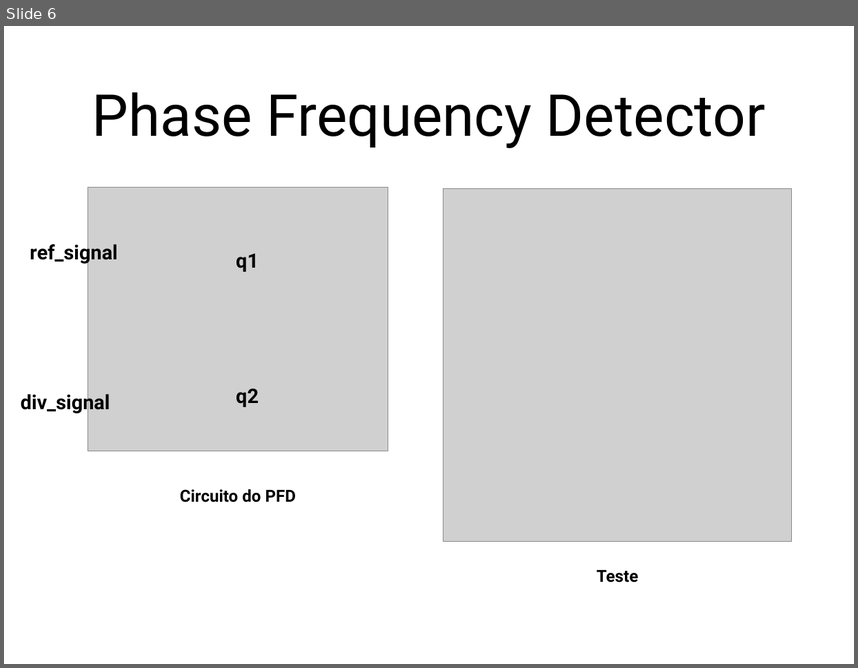
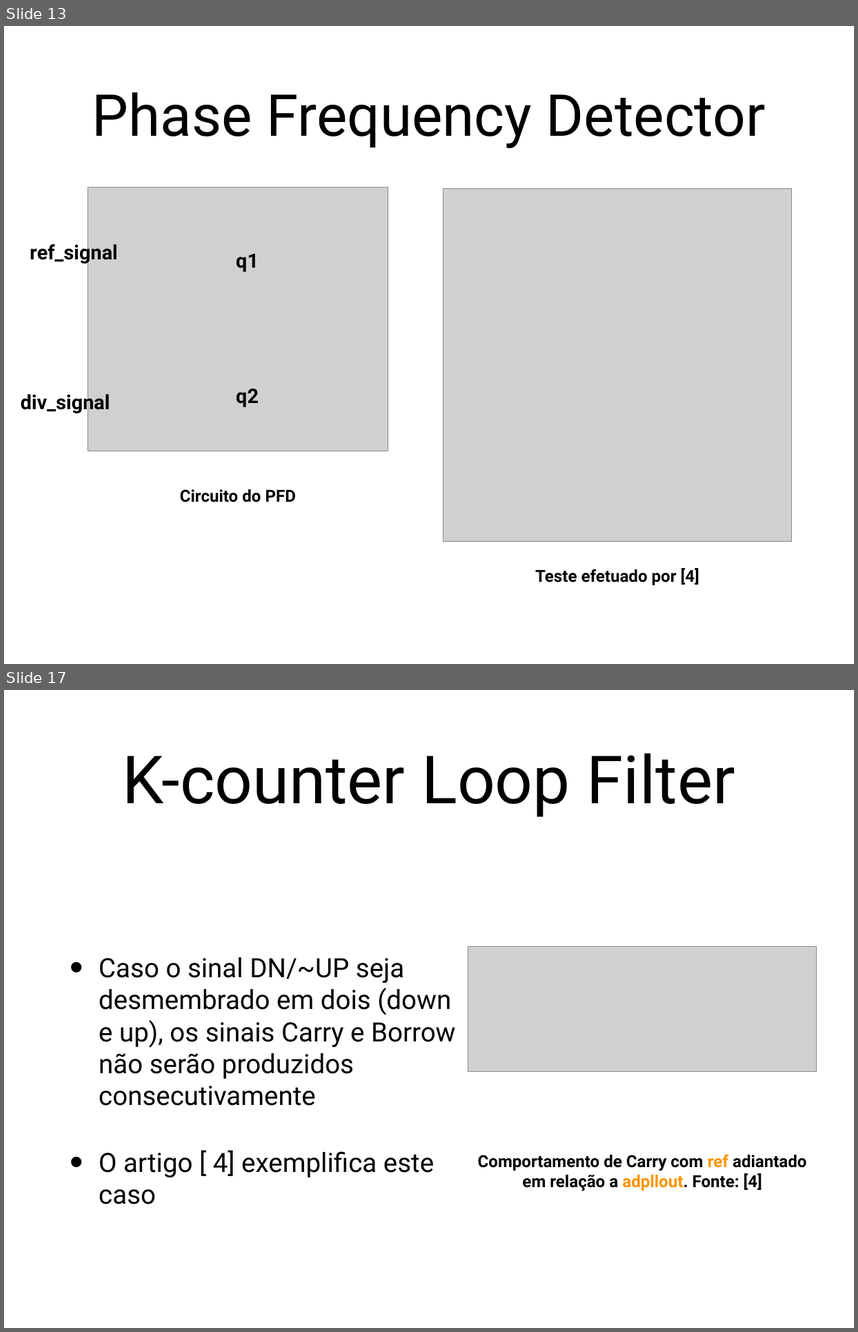
Before and after one commit to wwagner33/adpll-vhdl, a slide deck: trabalho-pll.pptx. Shown one above the other, each under a label of ours: slide 6 before the commit, slides 13 and 17 after it; the slides between them are not shown. The pictures are 858x668 and 858x1332 pixels, drawn with LibreOffice and Linux fonts; fonts in the diff are those of the drawing; grey boxes stand for pictures. Boxes give left, top, right and bottom in pixels: in the first picture for what was removed or moved away, otherwise in the second. Text is boxed around its words. In the diff, an @@ line names an element or a change of style, - is before the commit and + after.

```diff
--- a/trabalho-pll.pptx
+++ b/trabalho-pll.pptx
@@ slide 17 added at box(4, 690, 854, 1328), background #FFFFFF @@
@@ title added at box(122, 753, 735, 817), 80 pt, text #000000 @@
+K-counter Loop Filter
@@ text added at box(99, 957, 456, 1204), 32 pt, text #000000 @@
+• Caso o sinal DN/~UP seja desmembrado em dois (down e up), os sinais Carry e Borrow não serão produzidos consecutivamente
+• O artigo [ 4] exemplifica este caso
@@ picture added at box(468, 946, 816, 1072) @@
@@ text added at box(478, 1154, 806, 1191), 20 pt, text #000000, bold @@
+Comportamento de Carry com ref adiantado em relação a adpllout. Fonte: [4]
@@ what was slide 6 is now slide 13 @@
@@ slide 13 changed as well @@
@@ text at box(535, 568, 700, 585): text changed @@
-Teste
+Teste efetuado por [4]
```
Also in this commit, not shown: 5 other slides changed, 31 other slides added, 2 slides removed, 7 other files.
